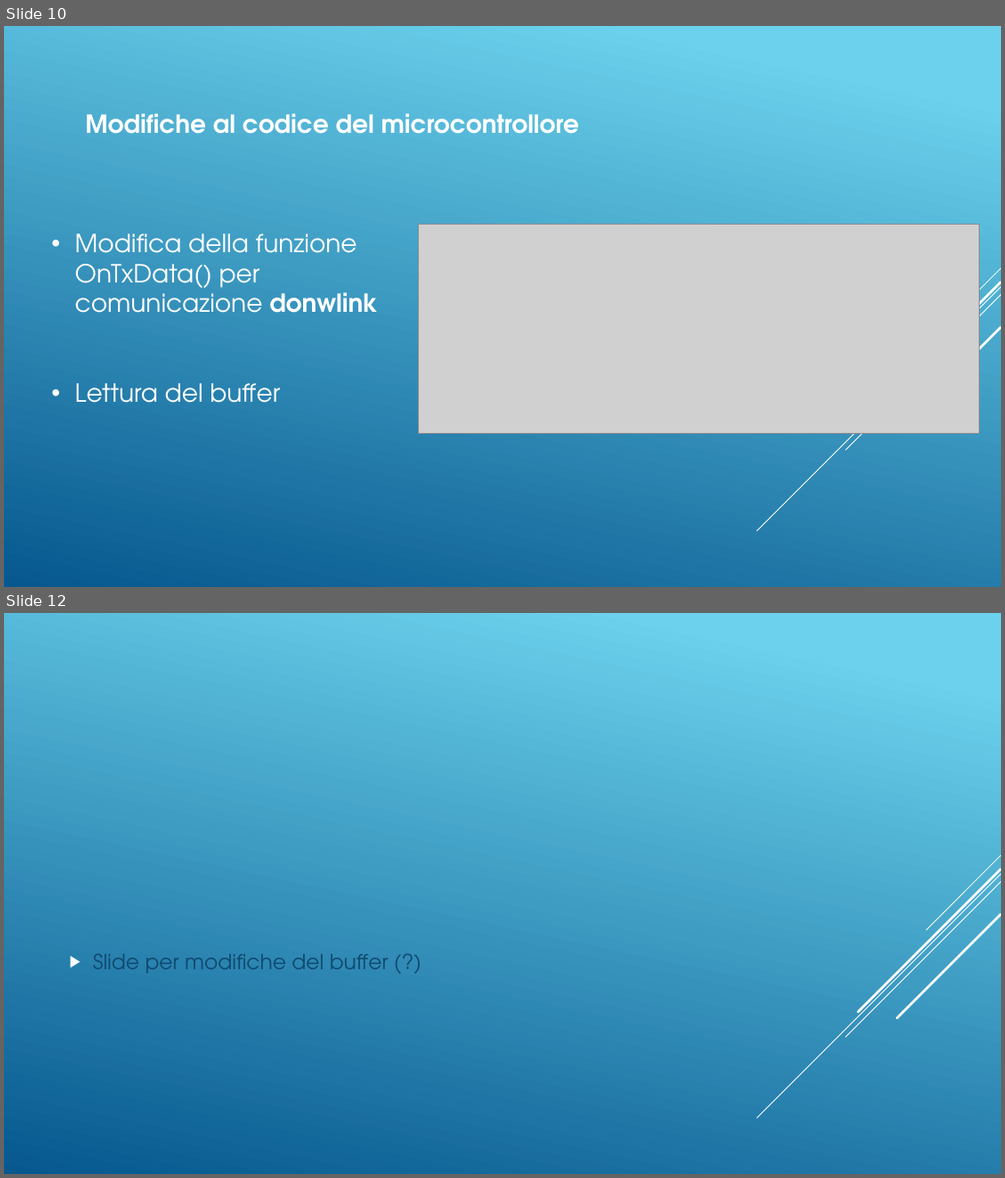
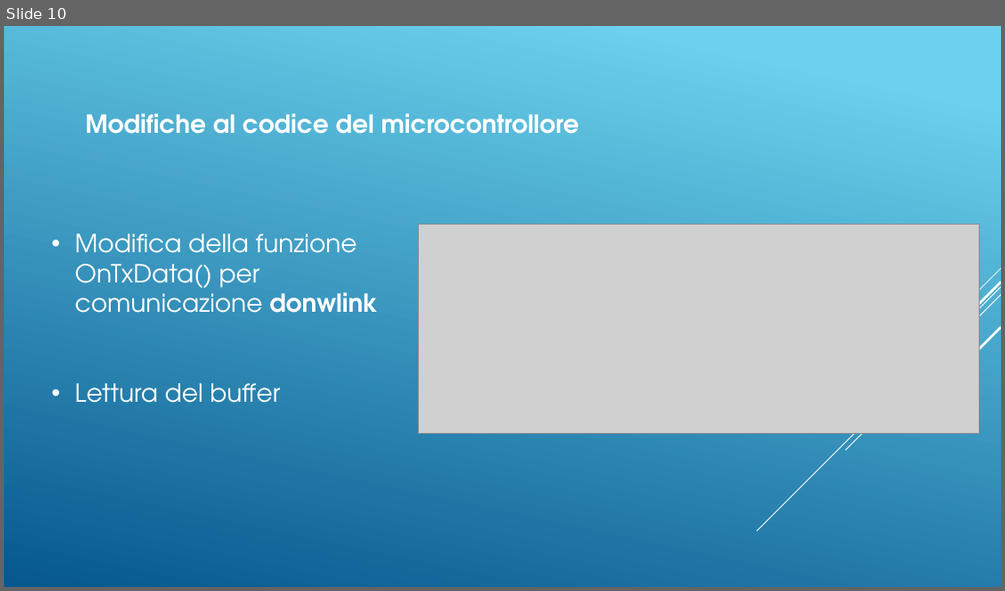
Before and after one commit to DaddaOperator/STM-Micro-Exercises-PLSD-, a slide deck: PresentazioneOfficial.pptx. Shown one above the other, each under a label of ours: slides 10 and 12 before the commit, slide 10 after it; the slides between them are not shown. The pictures are 1005x1178 and 1005x591 pixels, drawn with LibreOffice and Linux fonts; fonts in the diff are those of the drawing; grey boxes stand for pictures. Boxes give left, top, right and bottom in pixels: in the first picture for what was removed or moved away, otherwise in the second. Text is boxed around its words. In the diff, an @@ line names an element or a change of style, - is before the commit and + after.

```diff
--- a/PresentazioneOfficial.pptx
+++ b/PresentazioneOfficial.pptx
@@ slide 12 removed at [4,613,1001,1174], background gradient #6ED2EB to #06588E; not listed: 5 template elements that a slide beside it also shows @@
@@ text removed at [93,954,388,973] @@
-▶ Slide per modifiche del buffer (?)
```
Also in this commit, not shown: 1 slide changed, 5 slides added, 2 other slides removed, 3 other files.
